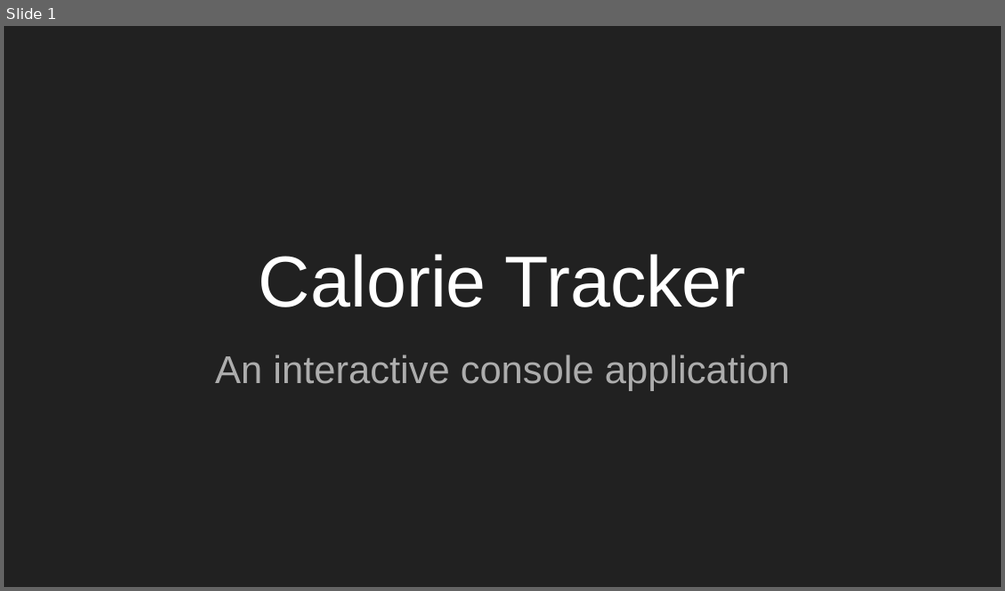
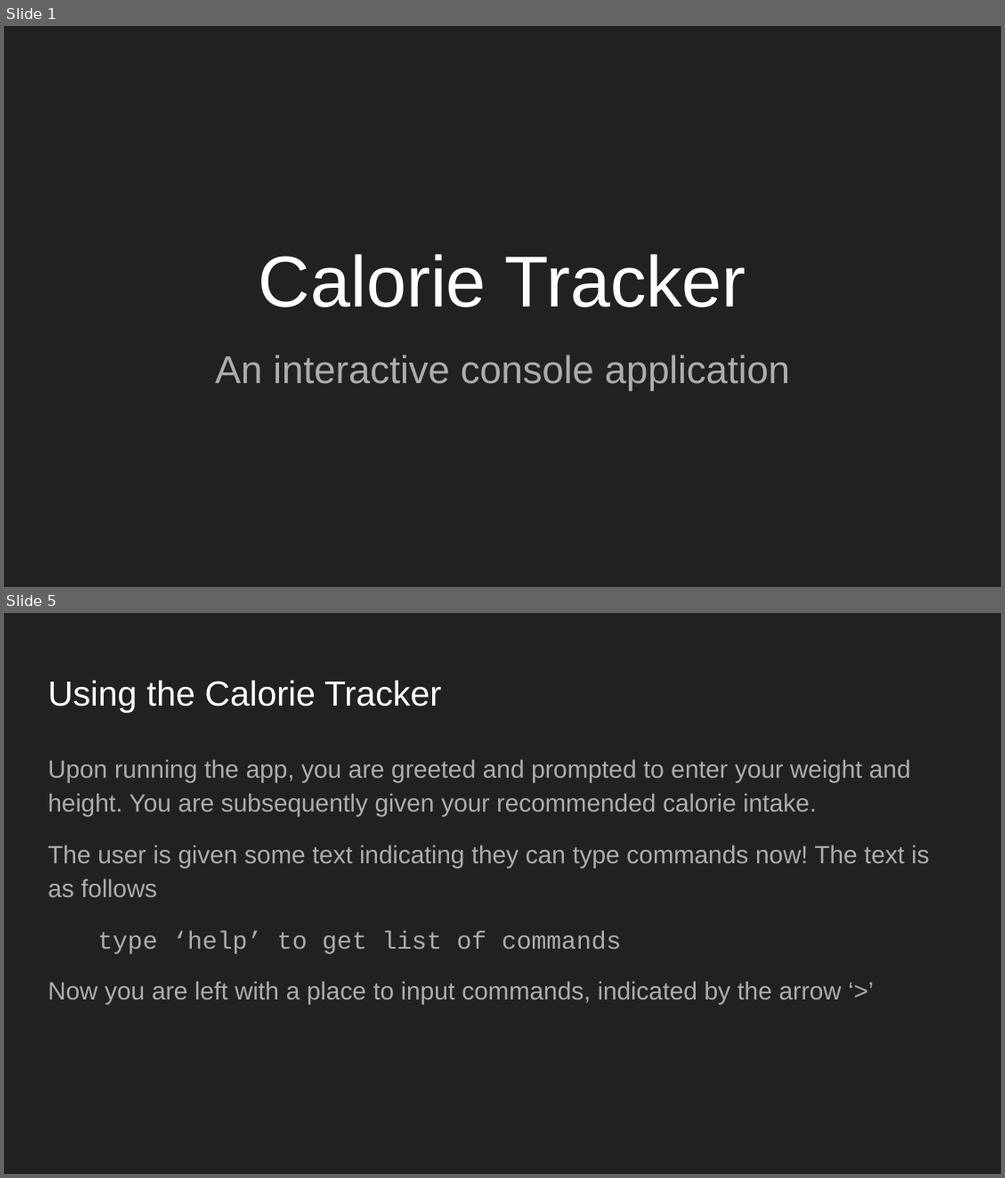
Before and after one commit to KylashSri/srikylashSrishanmuganathan_T1A3, a slide deck: ppt/Calorie Tracker Presentation.pptx. Shown one above the other, each under a label of ours: slide 1 before the commit, slides 1 and 5 after it; the slides between them are not shown. The pictures are 1005x591 and 1005x1178 pixels, drawn with LibreOffice and Linux fonts; fonts in the diff are those of the drawing. Boxes give left, top, right and bottom in pixels: in the first picture for what was removed or moved away, otherwise in the second. Text is boxed around its words. In the diff, an @@ line names an element or a change of style, - is before the commit and + after.

```diff
--- a/ppt/Calorie Tracker Presentation.pptx
+++ b/ppt/Calorie Tracker Presentation.pptx
@@ slide 5 added at (4, 613, 1001, 1174), background #212121 @@
@@ title added at (48, 680, 441, 713), 25.2 pt, text #FFFFFF @@
+Using the Calorie Tracker
@@ text added at (48, 759, 929, 1004), 18 pt, text #ADADAD @@
+Upon running the app, you are greeted and prompted to enter your weight and height. You are subsequently given your recommended calorie intake.
+The user is given some text indicating they can type commands now! The text is as follows
+type ‘help’ to get list of commands
+Now you are left with a place to input commands, indicated by the arrow ‘>’
```
Also in this commit, not shown: 7 other slides added, 2 other files.
